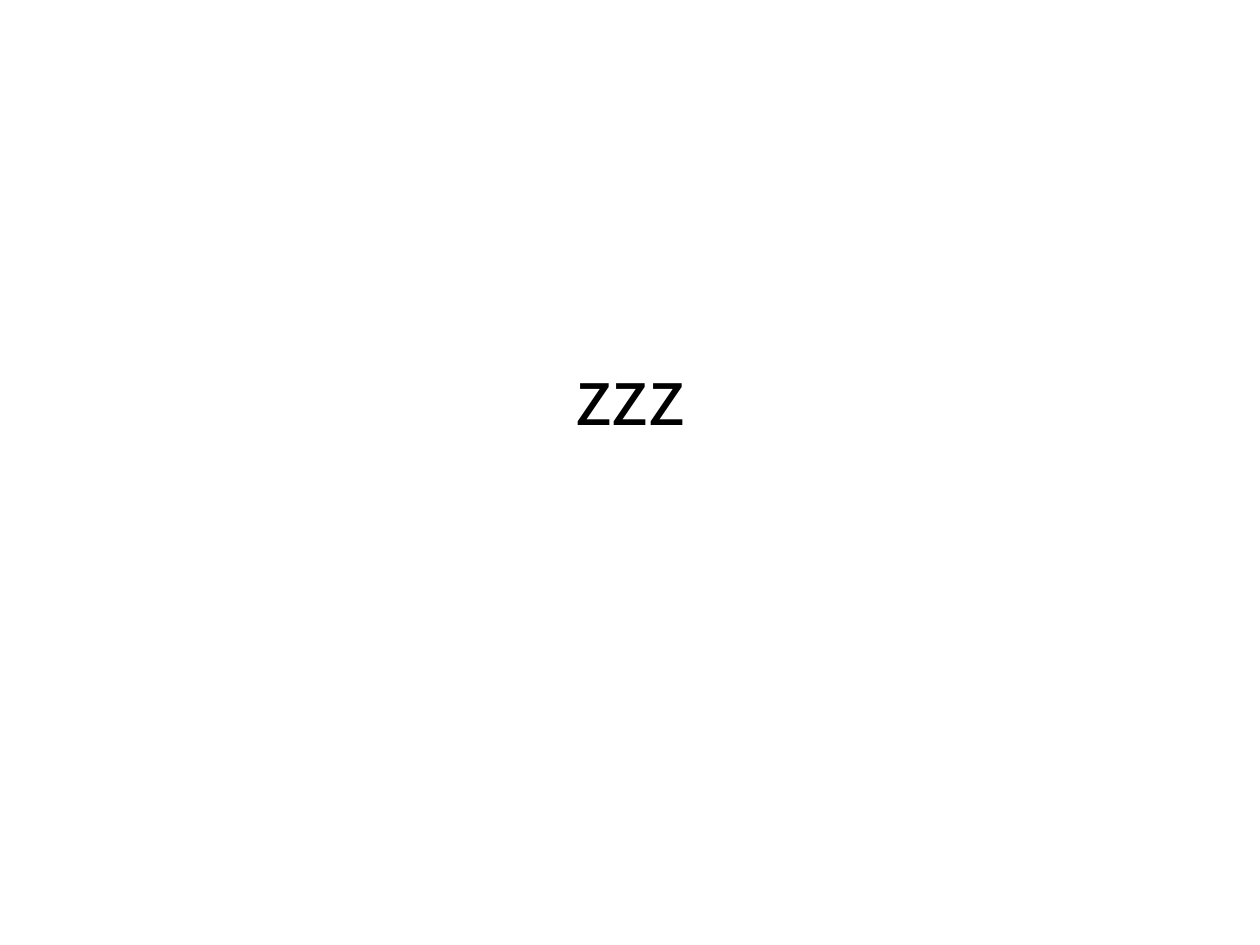
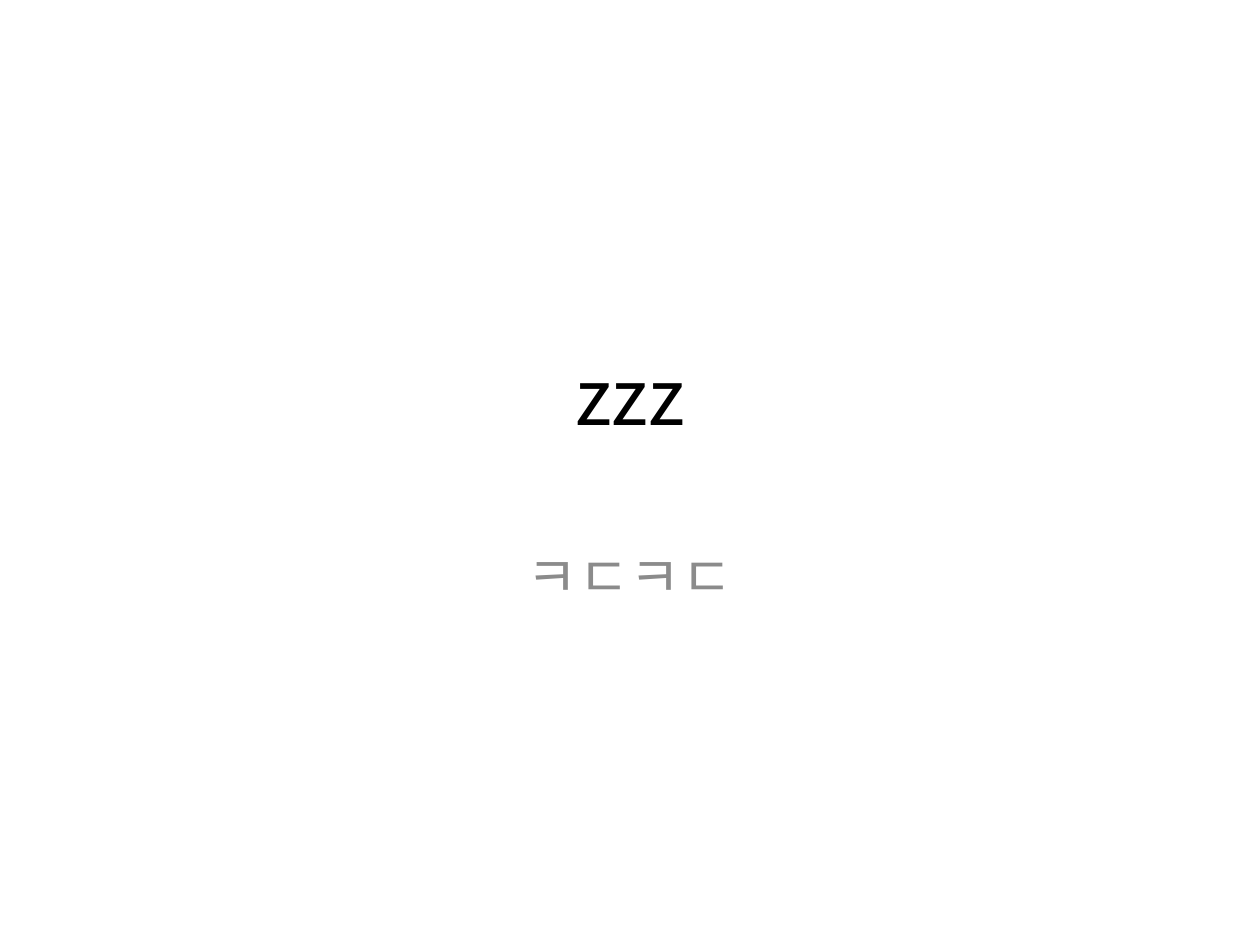
Before and after one commit to moonifly/prac, a slide deck: slide 1 of practice.pptx. Drawn at 1260x945 pixels with LibreOffice and Linux fonts; fonts in the diff are those of the drawing. Boxes give left, top, right and bottom in pixels: in the first picture for what was removed or moved away, otherwise in the second. Text is boxed around its words. In the diff, an @@ line names an element or a change of style, - is before the commit and + after.

Commit message:
modify

```diff
--- a/practice.pptx
+++ b/practice.pptx
@@ subtitle added at [527,562,733,590], 32 pt, text #8C8C8C @@
+ㅋㄷㅋㄷ
```
